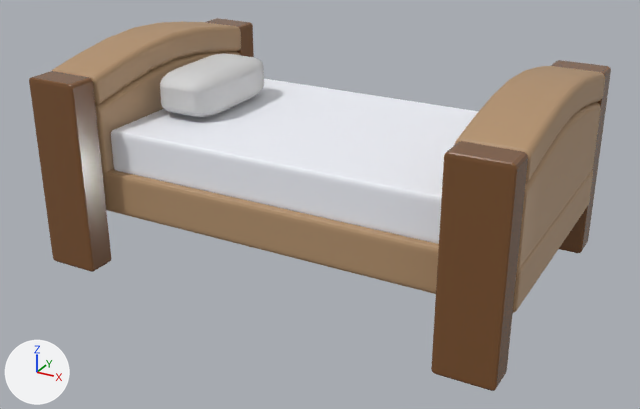
One commit to the OBJ model project/data/bed/bed.obj: the scene before it, then after it.
Rendered twice from a 50 mm lens placed at (5.29, -6.08, 4.28), pointed at (1.31, 1.17, 0.66). The lights are fixed; the arrows at lower left show +X, +Y and +Z. Where no turn or scale is listed for an object, it has been applied to the vertices.
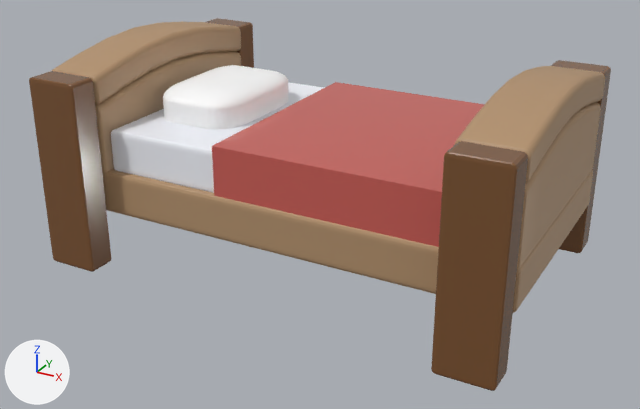
Pixel boxes [x1, y1, x2, y2] of what changed, in the pictures (640 x 409 px):
'Plane.004_Plane.003', added: after [212, 82, 485, 247]
'Cube_Cube.001', recoloured, reshaped (20% wider): before [160, 53, 264, 117]; after [163, 65, 288, 130]
'Plane.003_Plane.007', unchanged, covered by the edit: before [111, 79, 479, 244]; after [111, 82, 323, 193]

Edits to the bpy script that builds the scene:
```text
Change mat_cuscino:
    mat_cuscino.base_color: (0.65, 0.65, 0.65) -> (1.0, 1.0, 1.0)  # light grey #d3d3d3 -> white #ffffff
Add mat_coperta:
    mat_coperta = principled_material('Coperta')
    mat_coperta.base_color = (0.598, 0.116, 0.097)  # red #cb6058
    mat_coperta.roughness = 0.0
Change me_cube_cube_001:
    where me_cube_cube_001.from_pydata(...)  # 1352 vertices, 1350 faces; spans x -0.426..0.257, y 0.725..2.014, z 1.451..1.903
    used by ob_cube_cube_001; location = (0.0, 0.0, 0.0)
    me_cube_cube_001 part 1: the whole mesh is multiplied about its middle by the matrix ((0.0, -0.75, 0.0), (2.02, 0.0, 0.0), (0.0, 0.0, 0.973)), then moved by (0.169, 0.0, -0.125)
Add me_plane_004_plane_003:
    me_plane_004_plane_003.from_pydata(...)  # a box spanning x 0.74..3.13, y 0.15..2.57, z 0.98..1.51
    me_plane_004_plane_003.materials.append(mat_coperta)  # red #cb6058
Add ob_plane_004_plane_003:
    ob_plane_004_plane_003 = bpy.data.objects.new('Plane.004_Plane.003', me_plane_004_plane_003)
    ob_plane_004_plane_003.location = (0.0, 0.0, 0.0)
```
